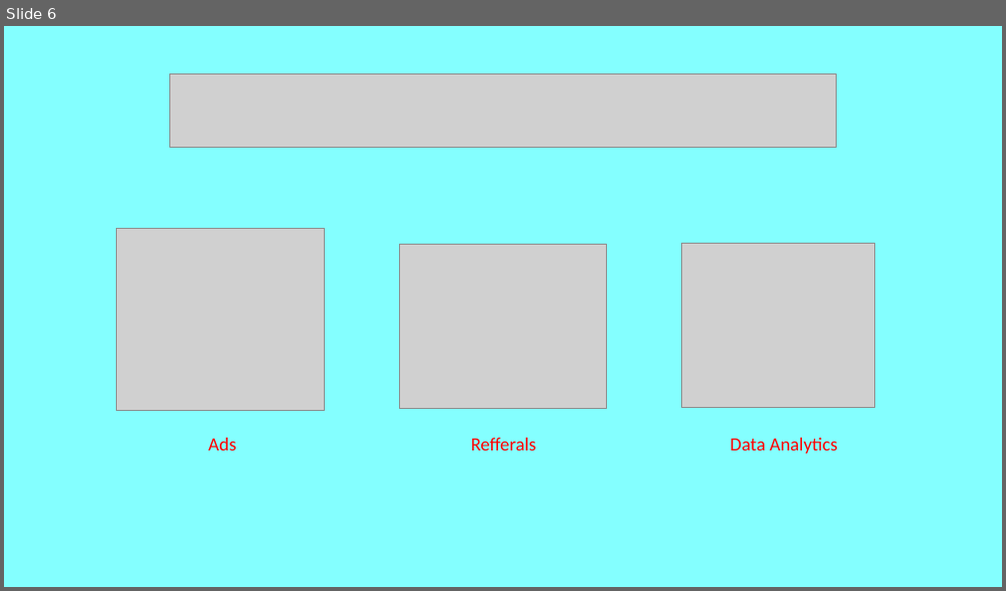
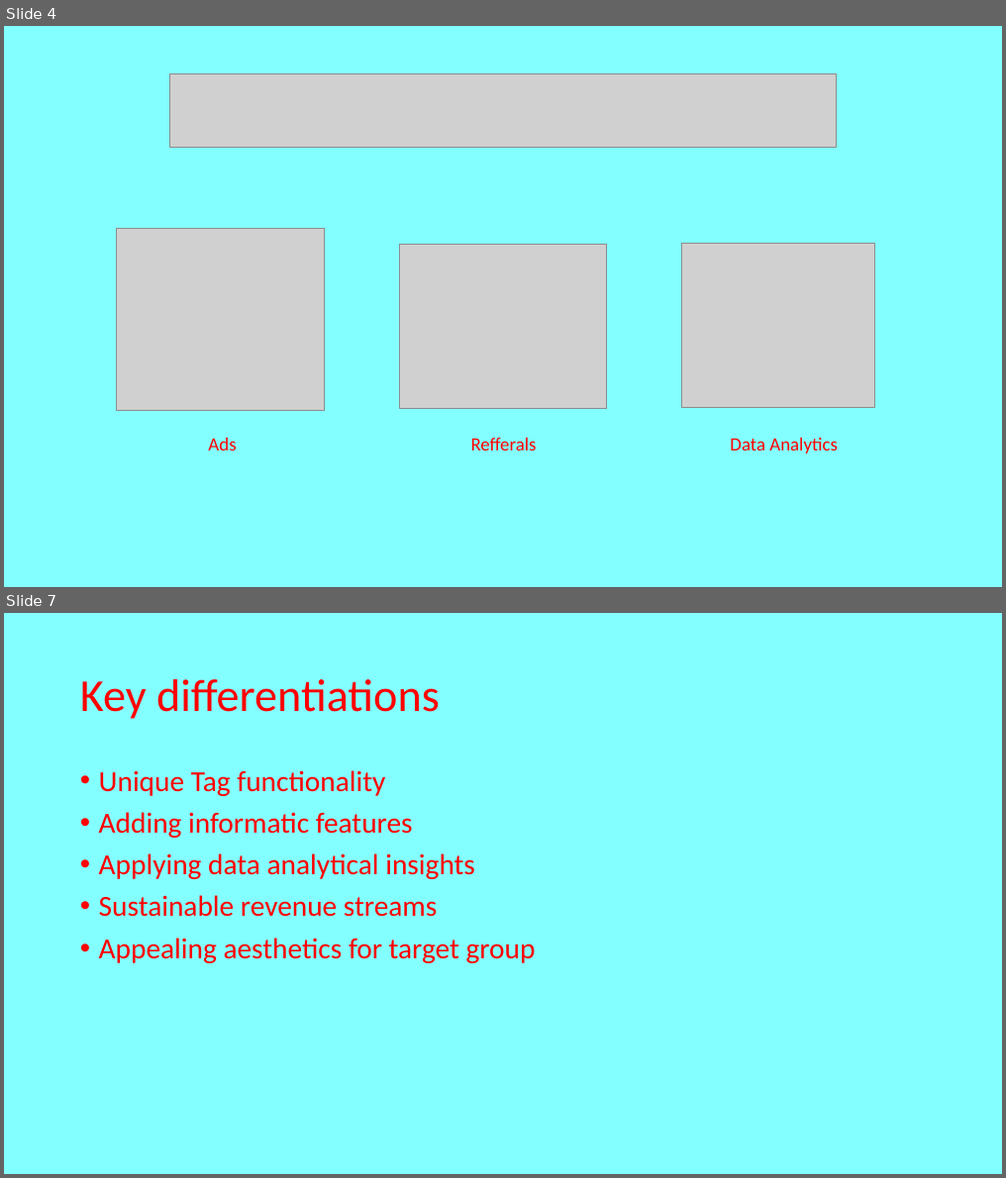
Before and after one commit to Samuraitje/Final-Project, a slide deck: Taggy.pptx. Shown one above the other, each under a label of ours: slide 6 before the commit, slides 4 and 7 after it; the slides between them are not shown. The pictures are 1006x591 and 1006x1178 pixels, drawn with LibreOffice and Linux fonts; fonts in the diff are those of the drawing; grey boxes stand for pictures. Boxes give left, top, right and bottom in pixels: in the first picture for what was removed or moved away, otherwise in the second. Text is boxed around its words. In the diff, an @@ line names an element or a change of style, - is before the commit and + after.

```diff
--- a/Taggy.pptx
+++ b/Taggy.pptx
@@ slide 7 added at [4,613,1002,1174], background #84FFFF @@
@@ title added at [80,679,440,719], 44 pt, text #FF0000 @@
+Key differentiations
@@ text added at [99,770,536,963], 28 pt, text #FF0000 @@
+• Unique Tag functionality
+• Adding informatic features
+• Applying data analytical insights
+• Sustainable revenue streams
+• Appealing aesthetics for target group
@@ what was slide 6 is now slide 4 @@
```
Also in this commit, not shown: 6 other slides added, 31 other files.
